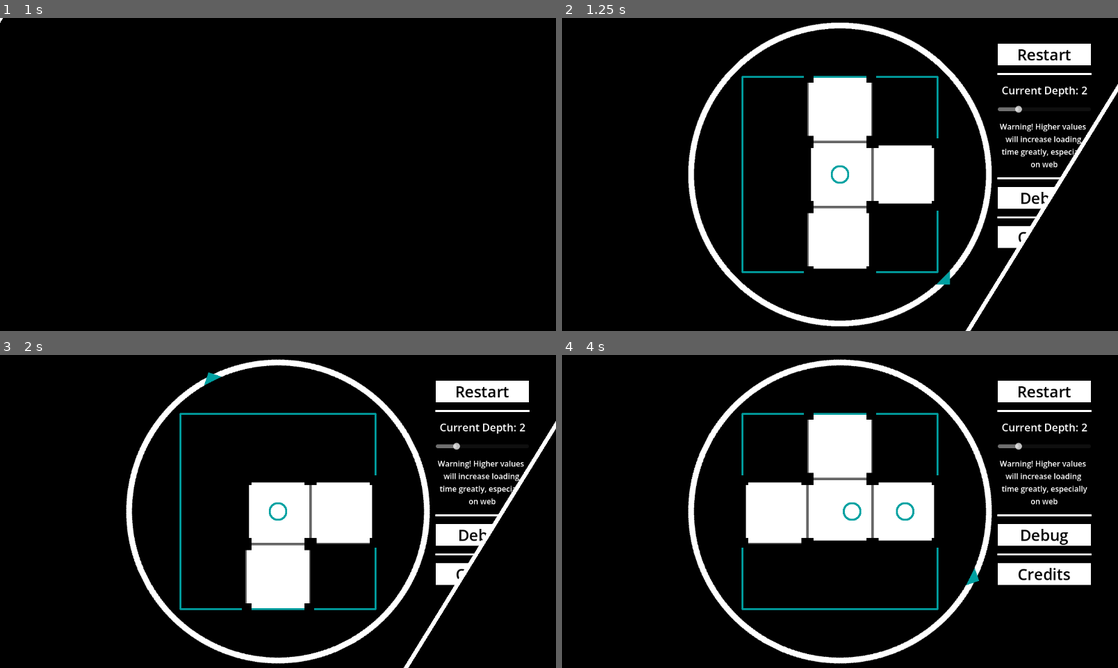
Above: before the commit, frames 1-4 (two rows, left to right).
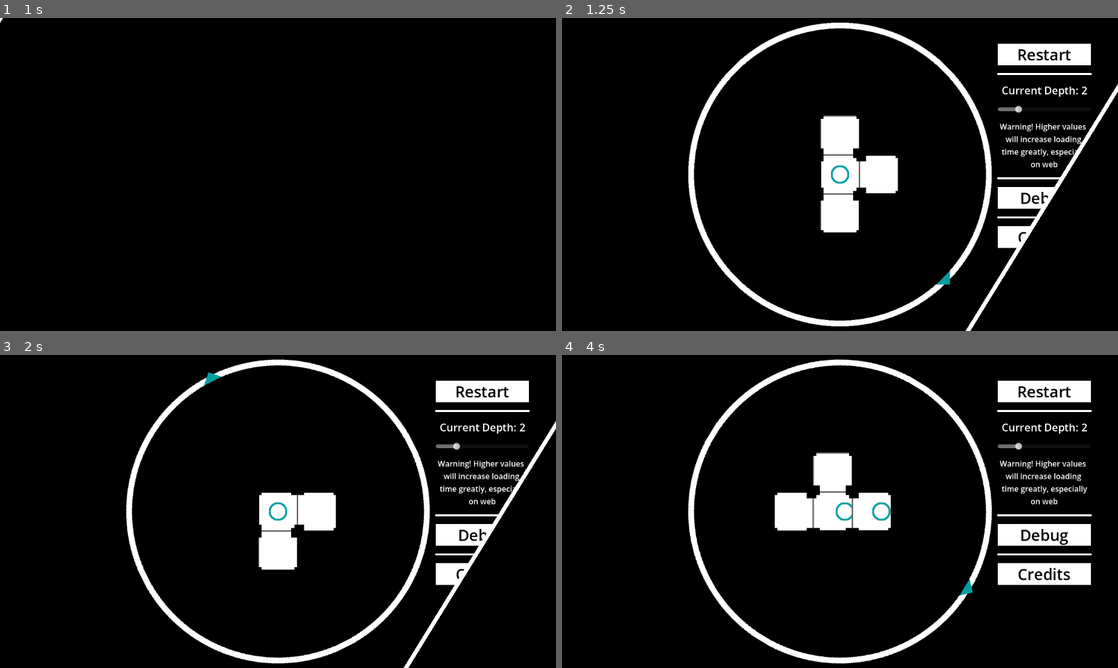
Above: after the commit, the same moments.

Repository: entityJY/hyperedi
Game: Godot game, scene res://ui/start_game.tscn
The game is run twice, just before and just after one commit, with the same random seed, the same clock (stepped at 60 frames per second) and the same inputs. Sound files missing from this copy of the repository are replaced by a short silence.
Inputs:
- Up to frame 1 (1 s): click "Start Game" at 0.5 s
- Up to frame 2 (1.25 s): no input
- Up to frame 3 (2 s): click "Restart" at 1.25 s
- Up to frame 4 (4 s): click "Restart" at 2 s; click "Restart" at 2.75 s; hold D (right) from 3.53 s (still down); tap Space (place) at 3.6 s

Frame 1 is identical in both runs. In frame 2, 6.6% of the frame differs, in the area x 32-68%, y 18-82%; in frame 3, 5.3%; in frame 4, 7.4%, in the area x 22-78%, y 1-99%.

Commit message:
feat: make map scroll with player

Diff:
--- a/hyperplane_dungeon/dungeon.gd
+++ b/hyperplane_dungeon/dungeon.gd
@@ -6,14 +6,11 @@
 @export var debug_label: RichTextLabel
 @export var compass: Compass
 @export var game_complete_text: RichTextLabel
+@export var tile_container: Node2D
 
 var depth: int
 
-var loaded_tiles: Array[Array] = [
-	[null, null, null],
-	[null, null, null],
-	[null, null, null]
-]
+var loaded_tiles: Dictionary[Vector2i, Tile]
 
 signal game_won()
 
@@ -23,22 +20,25 @@
 	initialize_level()
 	debug_label.visible = SceneTransition.debug
 
+func _physics_process(delta: float) -> void:
+	tile_container.position += Vector2(player.out_of_bounds_x, player.out_of_bounds_y) * -player.SPEED * delta
+
 
 func disable_tile(tile: Tile) -> void:
-	if !is_instance_valid(tile):
-		return
 	tile.visible = false
 	tile.process_mode = Node.PROCESS_MODE_DISABLED
-	loaded_tiles[tile.grid_position.x][tile.grid_position.y] = null
 
 func enable_tile(tile: Tile, tile_position: Vector2i) -> void:
-	disable_tile(loaded_tiles[tile_position.x][tile_position.y])
-	loaded_tiles[tile_position.x][tile_position.y] = tile
+	var old_tile = loaded_tiles.get(tile_position)
+	if is_instance_valid(old_tile):
+		disable_tile(old_tile)
+
+	loaded_tiles.set(tile_position, tile)
 
 	tile.grid_position = tile_position
 	tile.visible = true
 	tile.process_mode = Node.PROCESS_MODE_INHERIT
-	tile.position = (tile_position - Vector2i(1, 1)) * 135
+	tile.position = tile_position * 81
 
 	for key in tile.hyperplane_node.reachable_neighbors.keys():
 		var wall = tile.walls[key]
@@ -81,10 +81,10 @@
 		index = wrapi(index - int(tile.rotation * 2 / PI), 0, 4)
 
 		match index:
-			0: neighbor_tile_position = Vector2i(wrapi(tile.grid_position.x + 1, 0, 3), tile.grid_position.y)
-			1: neighbor_tile_position = Vector2i(tile.grid_position.x, wrapi(tile.grid_position.y - 1, 0, 3))
-			2: neighbor_tile_position = Vector2i(wrapi(tile.grid_position.x - 1, 0, 3), tile.grid_position.y)
-			3: neighbor_tile_position = Vector2i(tile.grid_position.x, wrapi(tile.grid_position.y + 1, 0, 3))
+			0: neighbor_tile_position = Vector2i(tile.grid_position.x + 1, tile.grid_position.y)
+			1: neighbor_tile_position = Vector2i(tile.grid_position.x, tile.grid_position.y - 1)
+			2: neighbor_tile_position = Vector2i(tile.grid_position.x - 1, tile.grid_position.y)
+			3: neighbor_tile_position = Vector2i(tile.grid_position.x, tile.grid_position.y + 1)
 
 		enable_tile(neighbor_tile, neighbor_tile_position)
 
@@ -124,7 +124,7 @@
 	var hyperplane = HyperPlane.new(depth)
 	for node in hyperplane.cell_hashmap.values():
 		var tile: Tile = tile_resource.instantiate()
-		add_child(tile)
+		tile_container.add_child(tile)
 		tile.visible = false
 		tile.process_mode = Node.PROCESS_MODE_DISABLED
 		tile.hyperplane_node = node
@@ -143,7 +143,7 @@
 		starting_tile = hyperplane.cell_hashmap.values().pick_random().tile
 		if len(starting_tile.hyperplane_node.coordinates) >= depth: break
 	generate_maze(starting_tile.hyperplane_node)
-	enable_tile(starting_tile, Vector2i(1, 1))
+	enable_tile(starting_tile, Vector2i(0, 0))
 
 	SceneTransition.fade_in()
 
@@ -151,15 +151,17 @@
 func _on_top_down_walls_body_entered(body: Node2D) -> void:
 	if body != player:
 		return
-	body.position.y = -185 * sign(body.position.y)
+	body.position.y = 100 * sign(body.position.y)
 
 func _on_left_right_walls_body_entered(body: Node2D) -> void:
 	if body != player:
 		return
-	body.position.x = -185 * sign(body.position.x)
+	body.position.x = 100 * sign(body.position.x)
 
 func wait_for_win(center_tile: Tile) -> void:
+	print("waiting for game to end")
 	await center_tile.body_entered
+	print("game won")
 	var tween = get_tree().create_tween()
 	tween.tween_property(game_complete_text, "position", Vector2(-277, -47.5), 1)
 	game_won.emit()
--- a/hyperplane_dungeon/dungeon.tscn
+++ b/hyperplane_dungeon/dungeon.tscn
@@ -26,18 +26,31 @@
 fill_to = Vector2(0.5, 1)
 
 [sub_resource type="RectangleShape2D" id="RectangleShape2D_pr5yw"]
-size = Vector2(405, 4)
+size = Vector2(244, 4)
 
 [sub_resource type="RectangleShape2D" id="RectangleShape2D_3j2vp"]
-size = Vector2(4, 405)
+size = Vector2(4, 244)
 
-[node name="Dungeon" type="Node2D" unique_id=2012150868 node_paths=PackedStringArray("player", "debug_label", "compass", "game_complete_text")]
+[sub_resource type="Gradient" id="Gradient_pa1cj"]
+interpolation_mode = 1
+offsets = PackedFloat32Array(0, 0.7108434)
+colors = PackedColorArray(0, 0, 0, 0, 0, 0, 0, 1)
+
+[sub_resource type="GradientTexture2D" id="GradientTexture2D_pa1cj"]
+gradient = SubResource("Gradient_pa1cj")
+width = 615
+height = 615
+fill = 1
+fill_from = Vector2(0.5, 0.5)
+
+[node name="Dungeon" type="Node2D" unique_id=2012150868 node_paths=PackedStringArray("player", "debug_label", "compass", "game_complete_text", "tile_container")]
 script = ExtResource("1_2aay1")
 tile_resource = ExtResource("2_wr07t")
 player = NodePath("Player")
 debug_label = NodePath("DebugLabel")
 compass = NodePath("Compass")
 game_complete_text = NodePath("GameComplete")
+tile_container = NodePath("TileContainer")
 
 [node name="Camera2D" type="Camera2D" parent="." unique_id=1442836835]
 
@@ -49,6 +62,7 @@
 [node name="Player" parent="." unique_id=953885872 instance=ExtResource("3_3j2vp")]
 
 [node name="Compass" type="Sprite2D" parent="." unique_id=2117876366 node_paths=PackedStringArray("player")]
+z_index = 3
 texture = SubResource("GradientTexture2D_pr5yw")
 script = ExtResource("4_plkp4")
 player = NodePath("../Player")
@@ -59,13 +73,15 @@
 polygon = PackedVector2Array(0, 20, 0, -20, 20, 0)
 
 [node name="TopDownWalls" type="Area2D" parent="." unique_id=1194128046]
+process_mode = 4
+visible = false
 
 [node name="Bottom" type="CollisionShape2D" parent="TopDownWalls" unique_id=2010123997]
-position = Vector2(0, 210)
+position = Vector2(0, 122)
 shape = SubResource("RectangleShape2D_pr5yw")
 
 [node name="Top" type="CollisionShape2D" parent="TopDownWalls" unique_id=1626195363]
-position = Vector2(0, -210)
+position = Vector2(0, -122)
 shape = SubResource("RectangleShape2D_pr5yw")
 
 [node name="TopSprite" type="Polygon2D" parent="TopDownWalls" unique_id=656353033]
@@ -80,13 +96,15 @@
 polygon = PackedVector2Array(-203, -200, 203, -200, 203, -204, -203, -204)
 
 [node name="LeftRightWalls" type="Area2D" parent="." unique_id=984309629]
+process_mode = 4
+visible = false
 
 [node name="Left" type="CollisionShape2D" parent="LeftRightWalls" unique_id=189310376]
-position = Vector2(-210, 0)
+position = Vector2(-122, 0)
 shape = SubResource("RectangleShape2D_3j2vp")
 
 [node name="Right" type="CollisionShape2D" parent="LeftRightWalls" unique_id=1099791040]
-position = Vector2(210, 0)
+position = Vector2(122, 0)
 shape = SubResource("RectangleShape2D_3j2vp")
 
 [node name="LeftSprite" type="Polygon2D" parent="LeftRightWalls" unique_id=2029275170]
@@ -114,7 +132,6 @@
 [node name="HyperPlanRenderer" parent="." unique_id=1106087896 instance=ExtResource("5_pa1cj")]
 
 [node name="GameComplete" type="RichTextLabel" parent="." unique_id=865423679]
-visible = false
 z_index = 5
 anchors_preset = 8
 anchor_left = 0.5
@@ -133,6 +150,11 @@
 theme_override_font_sizes/normal_font_size = 64
 text = "Game Complete!"
 
+[node name="TileContainer" type="Node2D" parent="." unique_id=836584410]
+
+[node name="Sprite2D2" type="Sprite2D" parent="." unique_id=2035880424]
+texture = SubResource("GradientTexture2D_pa1cj")
+
 [connection signal="body_entered" from="TopDownWalls" to="." method="_on_top_down_walls_body_entered"]
 [connection signal="body_entered" from="LeftRightWalls" to="." method="_on_left_right_walls_body_entered"]
 [connection signal="restart_button_pressed" from="HyperPlanRenderer" to="." method="_on_hyper_plan_renderer_restart_button_pressed"]
--- a/hyperplane_dungeon/tile.gd
+++ b/hyperplane_dungeon/tile.gd
@@ -6,6 +6,7 @@
 @export var walls: Array[StaticBody2D]
 @export var debug_label: Label
 @export var background: Sprite2D
+@export var detector: Area2D
 
 var grid_position: Vector2i
 var hyperplane_node: HyperPlaneNode
--- a/hyperplane_dungeon/tile.tscn
+++ b/hyperplane_dungeon/tile.tscn
@@ -7,33 +7,34 @@
 [sub_resource type="CanvasTexture" id="CanvasTexture_pr5yw"]
 
 [sub_resource type="RectangleShape2D" id="RectangleShape2D_pr5yw"]
-size = Vector2(90, 90)
+size = Vector2(40, 40)
 
 [sub_resource type="RectangleShape2D" id="RectangleShape2D_u5x38"]
 
 [sub_resource type="CanvasTexture" id="CanvasTexture_ncmvh"]
 
 [sub_resource type="RectangleShape2D" id="RectangleShape2D_8jusb"]
-size = Vector2(10, 130)
+size = Vector2(10, 90)
 
 [sub_resource type="CanvasTexture" id="CanvasTexture_kwjmu"]
 
 [sub_resource type="RectangleShape2D" id="RectangleShape2D_kwjmu"]
-size = Vector2(130, 10)
+size = Vector2(90, 10)
 
-[node name="Tile" type="Node2D" unique_id=1757197444 node_paths=PackedStringArray("walls", "debug_label", "background")]
+[node name="Tile" type="Node2D" unique_id=1757197444 node_paths=PackedStringArray("walls", "debug_label", "background", "detector")]
 script = ExtResource("1_8jusb")
 walls = [NodePath("0"), NodePath("1"), NodePath("2"), NodePath("3")]
 debug_label = NodePath("DebugLabel")
 background = NodePath("Background")
+detector = NodePath("Area2D")
 
 [node name="Border" type="Sprite2D" parent="." unique_id=1258669480]
 modulate = Color(0.40069774, 0.40069774, 0.40069768, 1)
-scale = Vector2(135, 135)
+scale = Vector2(81, 81)
 texture = SubResource("CanvasTexture_1flmy")
 
 [node name="Background" type="Sprite2D" parent="." unique_id=981243889]
-scale = Vector2(130, 130)
+scale = Vector2(78, 78)
 texture = SubResource("CanvasTexture_pr5yw")
 
 [node name="Area2D" type="Area2D" parent="." unique_id=666074011]
@@ -44,51 +45,51 @@
 [node name="PermanentWalls" type="StaticBody2D" parent="." unique_id=1754191979]
 
 [node name="BR" type="CollisionShape2D" parent="PermanentWalls" unique_id=2032678624]
-position = Vector2(65, 65)
+position = Vector2(44, 44)
 shape = SubResource("RectangleShape2D_u5x38")
 
 [node name="BL" type="CollisionShape2D" parent="PermanentWalls" unique_id=1444820458]
-position = Vector2(-65, 65)
+position = Vector2(-44, 44)
 shape = SubResource("RectangleShape2D_u5x38")
 
 [node name="TL" type="CollisionShape2D" parent="PermanentWalls" unique_id=1473476479]
-position = Vector2(-65, -65)
+position = Vector2(-44, -44)
 shape = SubResource("RectangleShape2D_u5x38")
 
 [node name="TR" type="CollisionShape2D" parent="PermanentWalls" unique_id=611600508]
-position = Vector2(65, -65)
+position = Vector2(44, -44)
 shape = SubResource("RectangleShape2D_u5x38")
 
 [node name="BRSprite" type="Sprite2D" parent="PermanentWalls" unique_id=1742533761]
 modulate = Color(0, 0, 0, 1)
 z_index = 2
-position = Vector2(65, 65)
+position = Vector2(44, 44)
 scale = Vector2(20, 20)
 texture = SubResource("CanvasTexture_ncmvh")
 
 [node name="BLSprite" type="Sprite2D" parent="PermanentWalls" unique_id=662319085]
 modulate = Color(0, 0, 0, 1)
 z_index = 2
-position = Vector2(-65, 65)
+position = Vector2(-44, 44)
 scale = Vector2(20, 20)
 texture = SubResource("CanvasTexture_ncmvh")
 
 [node name="TLSprite" type="Sprite2D" parent="PermanentWalls" unique_id=1615961174]
 modulate = Color(0, 0, 0, 1)
 z_index = 2
-position = Vector2(-65, -65)
+position = Vector2(-44, -44)
 scale = Vector2(20, 20)
 texture = SubResource("CanvasTexture_ncmvh")
 
 [node name="TRSprite" type="Sprite2D" parent="PermanentWalls" unique_id=213435248]
 modulate = Color(0, 0, 0, 1)
 z_index = 2
-position = Vector2(65, -65)
+position = Vector2(44, -44)
 scale = Vector2(20, 20)
 texture = SubResource("CanvasTexture_ncmvh")
 
 [node name="0" type="StaticBody2D" parent="." unique_id=7154654]
-position = Vector2(65, 0)
+position = Vector2(44, 0)
 
 [node name="CollisionShape2D" type="CollisionShape2D" parent="0" unique_id=343322297]
 shape = SubResource("RectangleShape2D_8jusb")
@@ -96,11 +97,11 @@
 [node name="Sprite2D" type="Sprite2D" parent="0" unique_id=2046177747]
 modulate = Color(0, 0, 0, 1)
 z_index = 2
-scale = Vector2(10, 130)
+scale = Vector2(10, 90)
 texture = SubResource("CanvasTexture_kwjmu")
 
 [node name="1" type="StaticBody2D" parent="." unique_id=1150352967]
-position = Vector2(0, -65)
+position = Vector2(0, -44)
 
 [node name="CollisionShape2D" type="CollisionShape2D" parent="1" unique_id=1273030925]
 shape = SubResource("RectangleShape2D_kwjmu")
@@ -108,11 +109,11 @@
 [node name="Sprite2D" type="Sprite2D" parent="1" unique_id=508938442]
 modulate = Color(0, 0, 0, 1)
 z_index = 2
-scale = Vector2(130, 10)
+scale = Vector2(90, 10)
 texture = SubResource("CanvasTexture_kwjmu")
 
 [node name="2" type="StaticBody2D" parent="." unique_id=956310327]
-position = Vector2(-65, 0)
+position = Vector2(-44, 0)
 
 [node name="CollisionShape2D" type="CollisionShape2D" parent="2" unique_id=1989241879]
 shape = SubResource("RectangleShape2D_8jusb")
@@ -120,11 +121,11 @@
 [node name="Sprite2D" type="Sprite2D" parent="2" unique_id=1227831460]
 modulate = Color(0, 0, 0, 1)
 z_index = 2
-scale = Vector2(10, 130)
+scale = Vector2(10, 90)
 texture = SubResource("CanvasTexture_kwjmu")
 
 [node name="3" type="StaticBody2D" parent="." unique_id=1365656111]
-position = Vector2(0, 65)
+position = Vector2(0, 44)
 
 [node name="CollisionShape2D" type="CollisionShape2D" parent="3" unique_id=879951348]
 shape = SubResource("RectangleShape2D_kwjmu")
@@ -132,7 +133,7 @@
 [node name="Sprite2D" type="Sprite2D" parent="3" unique_id=1069959841]
 modulate = Color(0, 0, 0, 1)
 z_index = 2
-scale = Vector2(130, 10)
+scale = Vector2(90, 10)
 texture = SubResource("CanvasTexture_kwjmu")
 
 [node name="DebugLabel" type="Label" parent="." unique_id=1210329761]
--- a/player/player.gd
+++ b/player/player.gd
@@ -7,9 +7,23 @@
 var current_tile: Tile
 var markers: Array[Sprite2D]
 
+var out_of_bounds_x = 0
+var out_of_bounds_y = 0
+
 func _physics_process(_delta: float) -> void:
 
 	velocity = Vector2(Input.get_axis("left", "right"), Input.get_axis("up", "down")) * SPEED
+
+	if position.x * sign(position.x) >= 100 and sign(velocity.x) == sign(position.x):
+		velocity.x = 0
+		out_of_bounds_x = sign(position.x)
+	else:
+		out_of_bounds_x = 0
+	if position.y * sign(position.y) >= 100 and sign(velocity.y) == sign(position.y):
+		velocity.y = 0
+		out_of_bounds_y = sign(position.y)
+	else:
+		out_of_bounds_y = 0
 
 	move_and_slide()
 
--- a/ui/ui.gd
+++ b/ui/ui.gd
@@ -18,7 +18,7 @@
 func _process(_delta: float) -> void:
 	if Input.is_action_just_pressed("escape"):
 		var tween = get_tree().create_tween()
-		tween.tween_property(credits, "position", Vector2(251, 174), .5)
+		tween.tween_property(credits, "position", Vector2(251, -360), .5)
 		credits_toggled = false
 
 
